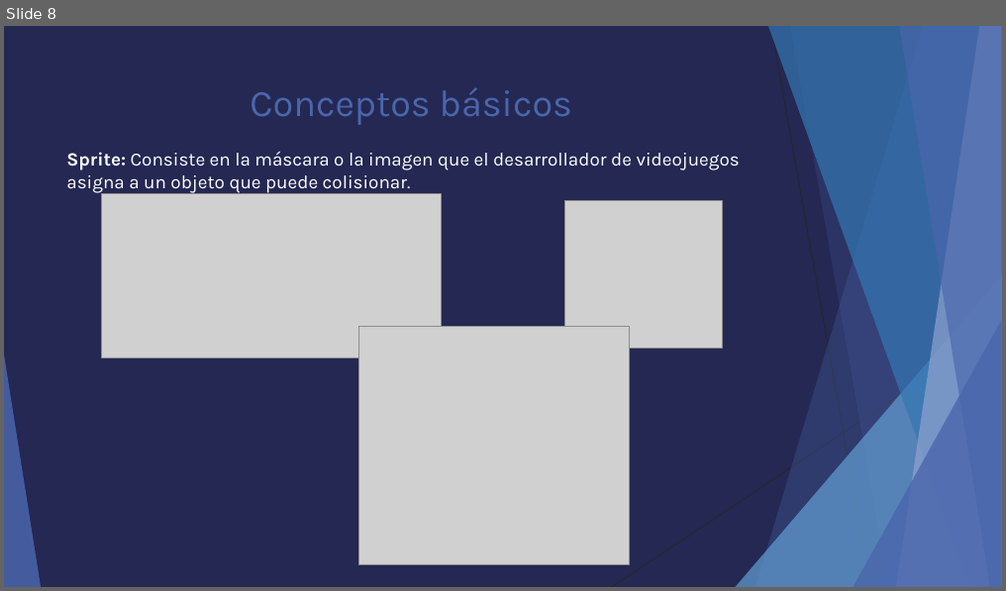
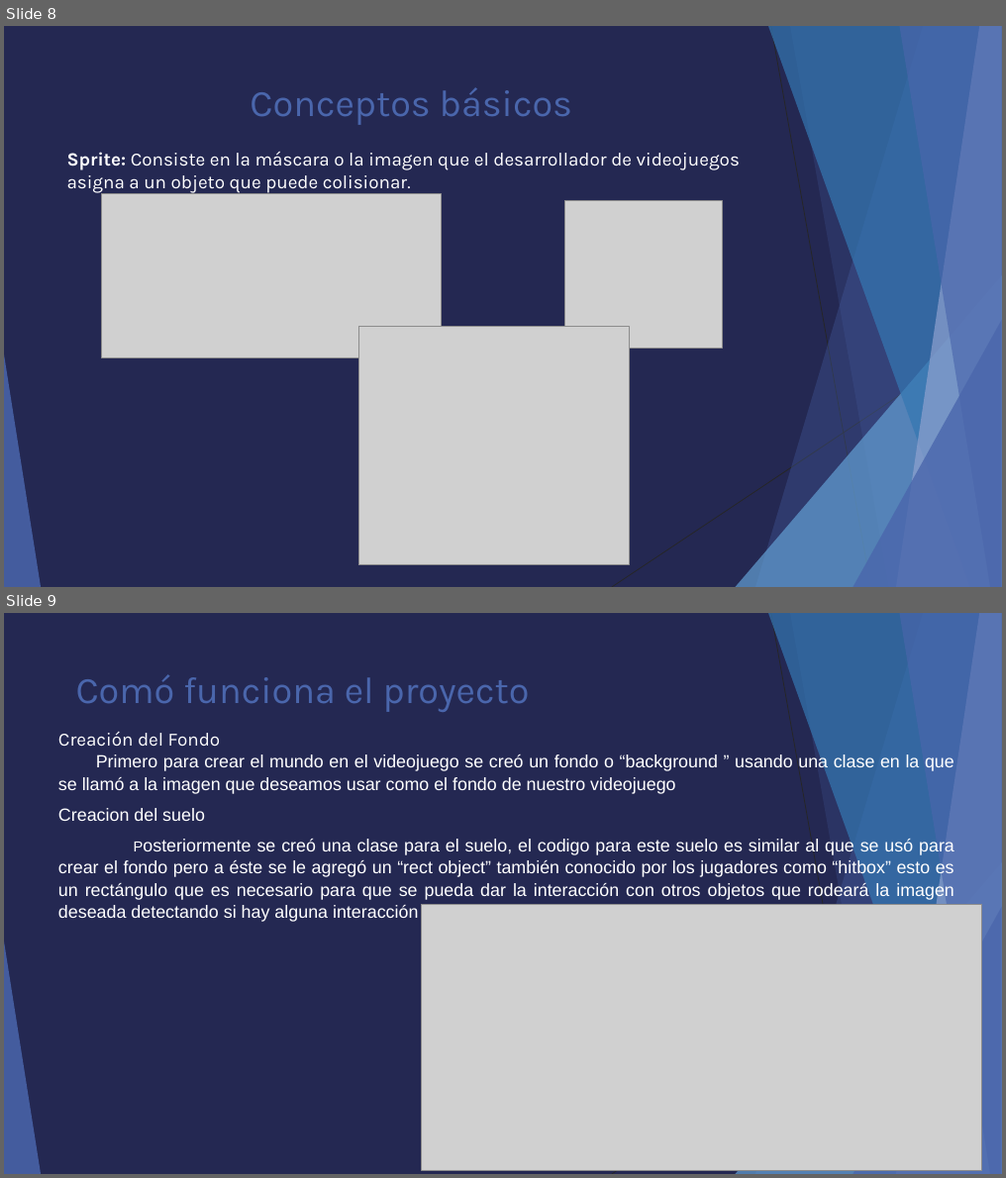
Before and after one commit to HectorKazuto/Videojuego, a slide deck: Proyecto/Python.pptx. Shown one above the other, each under a label of ours: slide 8 before the commit, slides 8 and 9 after it. The pictures are 1006x591 and 1006x1178 pixels, drawn with LibreOffice and Linux fonts; fonts in the diff are those of the drawing; grey boxes stand for pictures. Boxes give left, top, right and bottom in pixels: in the first picture for what was removed or moved away, otherwise in the second. Text is boxed around its words. In the diff, an @@ line names an element or a change of style, - is before the commit and + after.

```diff
--- a/Proyecto/Python.pptx
+++ b/Proyecto/Python.pptx
@@ slide 9 added at box(4, 613, 1002, 1174), background #242852; not listed: 10 template elements that a slide beside it also shows @@
@@ title added at box(76, 674, 530, 712), 36 pt, text #4A66AC @@
+Comó funciona el proyecto
@@ text added at box(58, 731, 954, 922), 17 pt, text #FFFFFF @@
+Creación del Fondo
+Primero para crear el mundo en el videojuego se creó un fondo o “background ” usando una clase en la que se llamó a la imagen que deseamos usar como el fondo de nuestro videojuego
+Creacion del suelo
+Posteriormente se creó una clase para el suelo, el codigo para este suelo es similar al que se usó para crear el fondo pero a éste se le agregó un “rect object” también conocido por los jugadores como “hitbox” esto es un rectángulo que es necesario para que se pueda dar la interacción con otros objetos que rodeará la imagen deseada detectando si hay alguna interacción
@@ picture added at box(422, 904, 982, 1170) @@
@@ slide 8 changed as well @@
@@ text "Sprite: Consiste en la máscara ..." at box(67, 152, 740, 194): less space between paragraphs @@
```
Also in this commit, not shown: 7 other slides changed, 2 other slides added.
